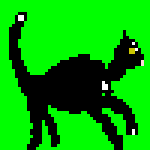
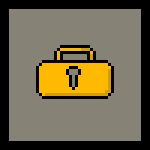
The second 150x150 image is a revision of the first. Changes to its layers:
added layer "lock_ani0" above "key_ani3" over [0, 0, 150, 150]
renamed "Layer" to "ani0", hid it, painted on it over [9, 12, 144, 150]
